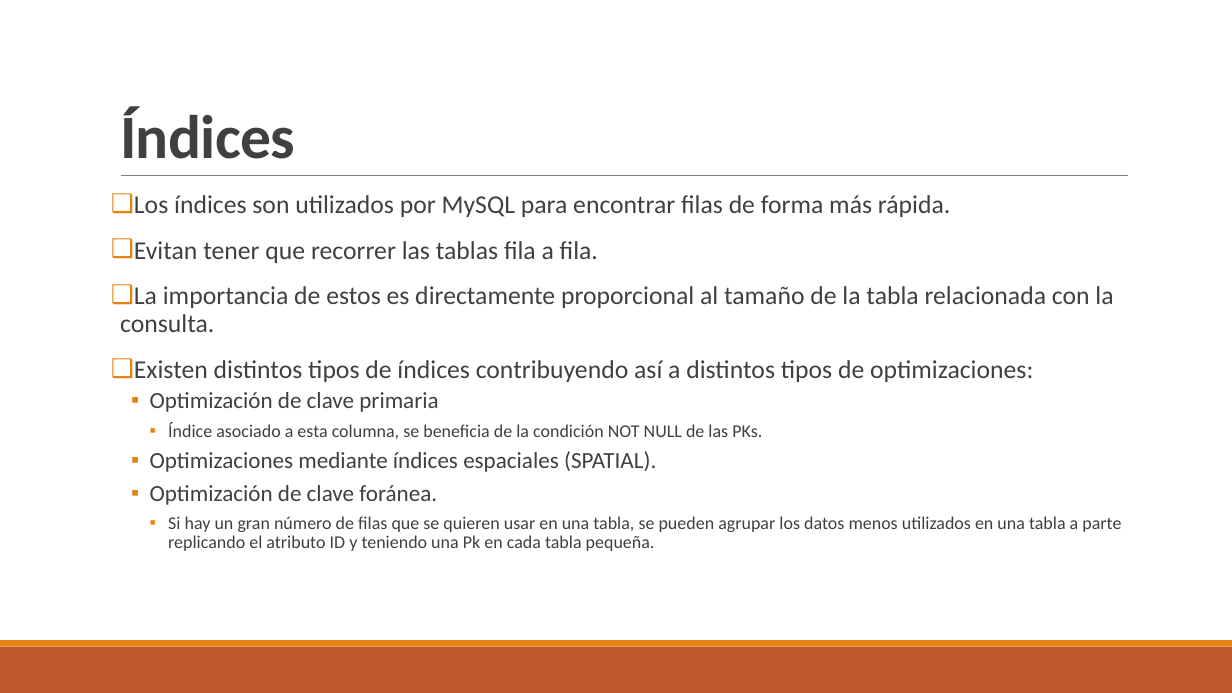
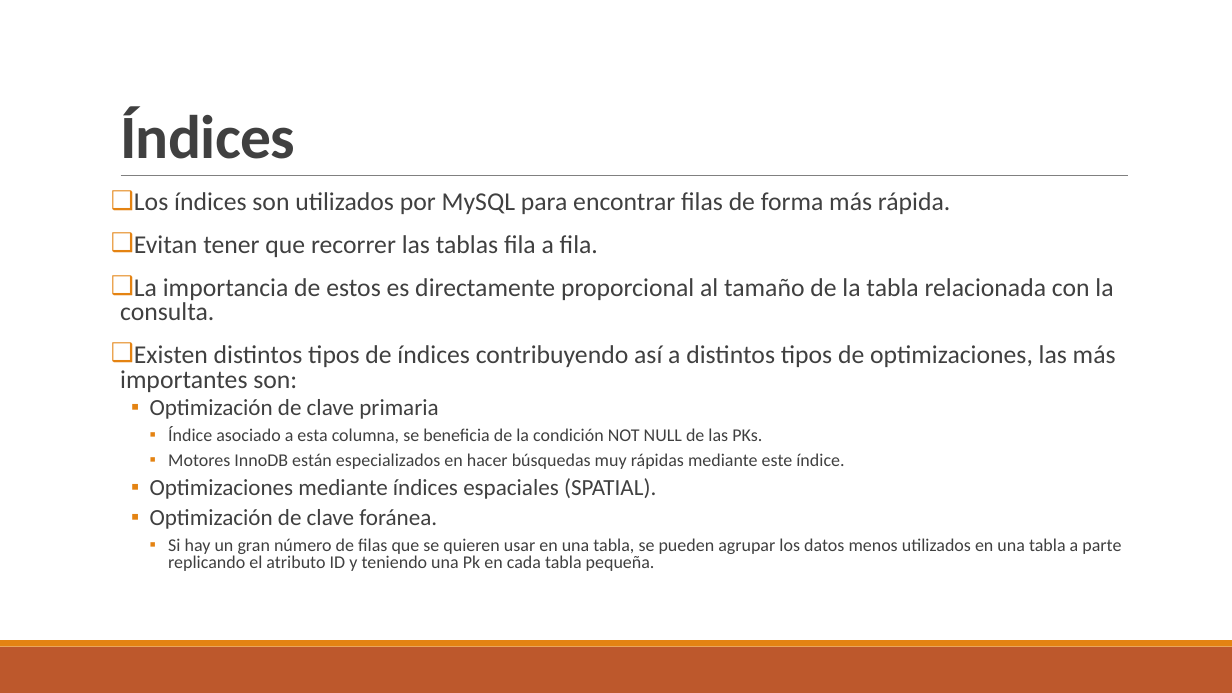
Before and after one commit to GZA1/TrabajoDesarrolloBDII, a slide deck: slide 8 of TrabajoDesarrollo-BDII-GonzaloSenovilla-MiguelVítores.pptx. Drawn at 1232x693 pixels with LibreOffice and Linux fonts; fonts in the diff are those of the drawing. Boxes give left, top, right and bottom in pixels: in the first picture for what was removed or moved away, otherwise in the second. Text is boxed around its words. In the diff, an @@ line names an element or a change of style, - is before the commit and + after.

```diff
--- a/TrabajoDesarrollo-BDII-GonzaloSenovilla-MiguelVítores.pptx
+++ b/TrabajoDesarrollo-BDII-GonzaloSenovilla-MiguelVítores.pptx
@@ text at (120, 192, 1121, 571): line spacing 0.9 to 0.8 @@
@@ text at (120, 345, 1116, 392): text changed @@
-❑ Existen distintos tipos de índices contribuyendo así a distintos tipos de optimizaciones:
+❑ Existen distintos tipos de índices contribuyendo así a distintos tipos de optimizaciones, las más importantes son:
@@ text at (168, 453, 844, 469): paragraph added @@
+    ▪ Motores InnoDB están especializados en hacer búsquedas muy rápidas mediante este índice.
```
Also in this commit, not shown: 1 slide added.
